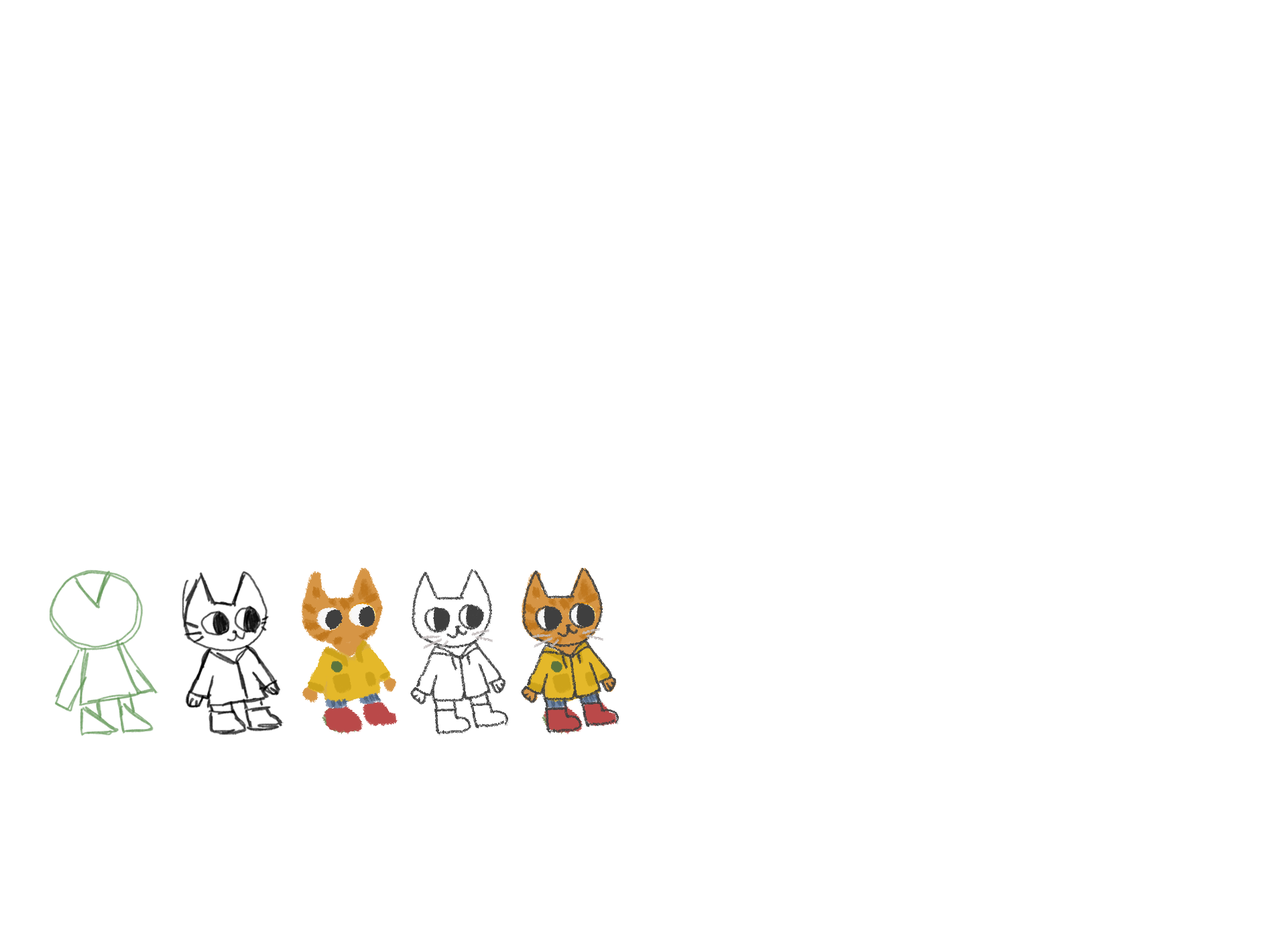
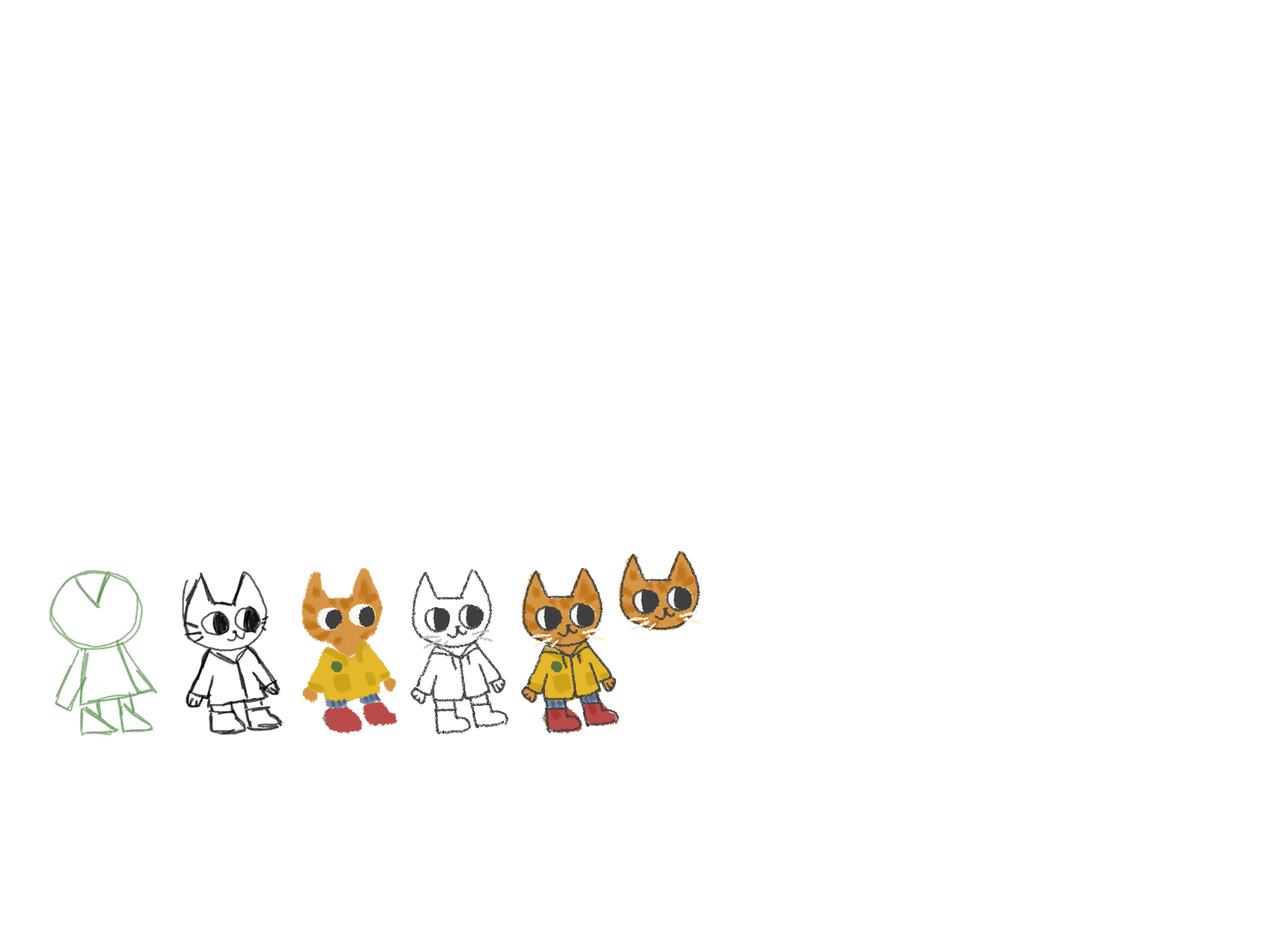
The second 1267×950 image is a revision of the first. Changes to its layers:
added layer "Layer 1" above "full" over [618, 551, 702, 631]
painted on "full" over [531, 628, 604, 720]
